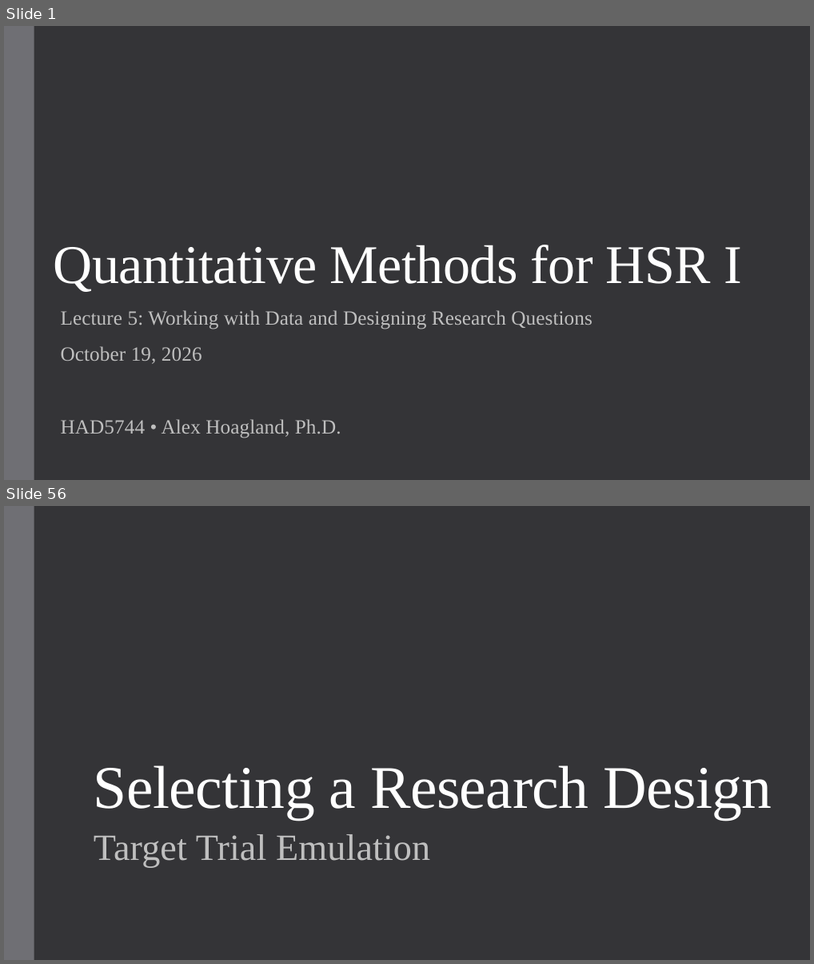
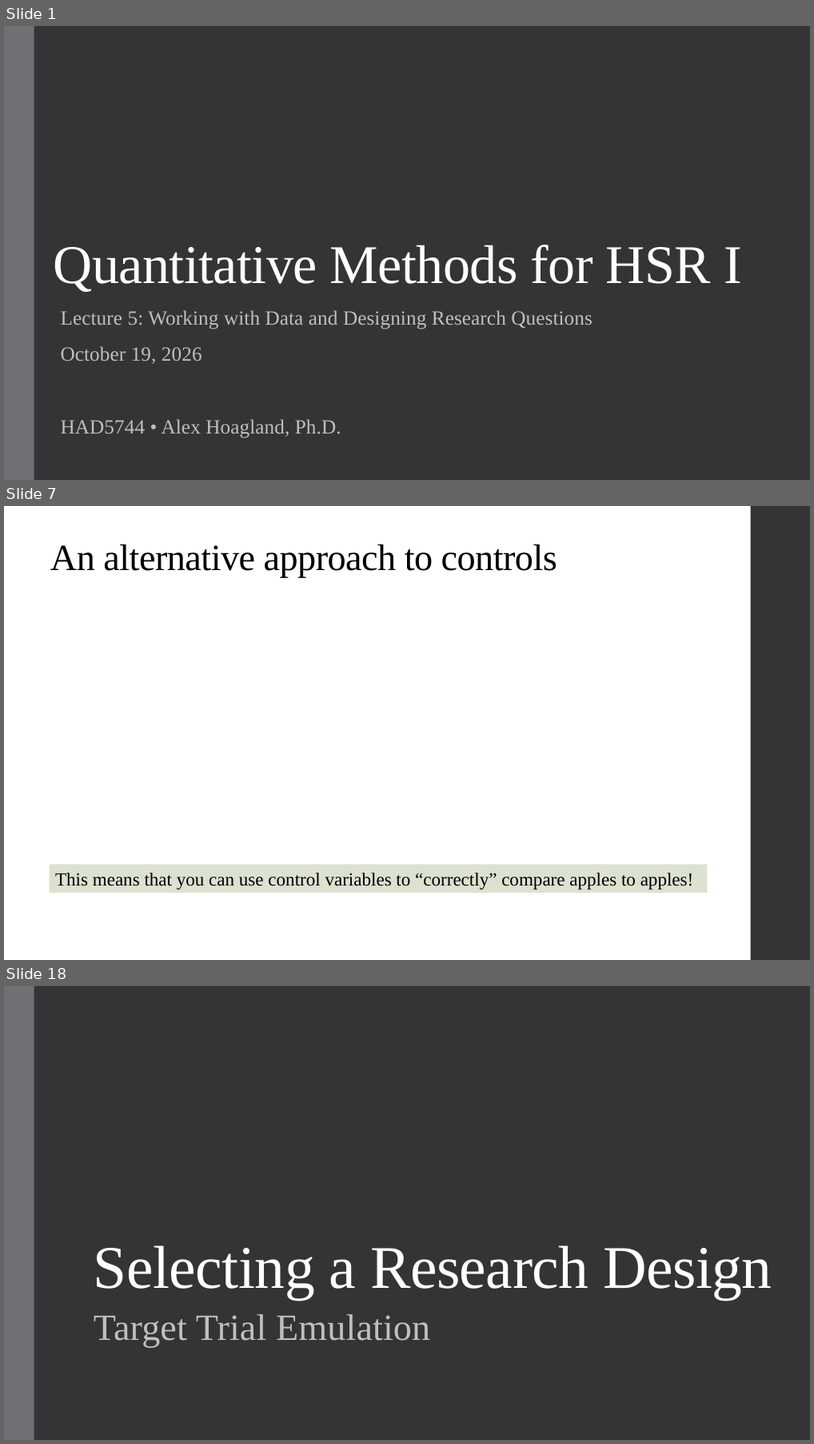
Before and after one commit to alex-hoagland/HAD5744, a slide deck: Lecture05_DataCleaning/Lecture5_DataCleaning-ResearchDesign.pptx. Shown one above the other, each under a label of ours: slides 1 and 56 before the commit, slides 1, 7 and 18 after it; the slides between them are not shown. The pictures are 814x964 and 814x1444 pixels, drawn with LibreOffice and Linux fonts; fonts in the diff are those of the drawing; grey boxes stand for pictures. Boxes give left, top, right and bottom in pixels: in the first picture for what was removed or moved away, otherwise in the second. Text is boxed around its words. In the diff, an @@ line names an element or a change of style, - is before the commit and + after.

```diff
--- a/Lecture05_DataCleaning/Lecture5_DataCleaning-ResearchDesign.pptx
+++ b/Lecture05_DataCleaning/Lecture5_DataCleaning-ResearchDesign.pptx
@@ slide 7 added at [4, 506, 810, 960], background #FFFFFF @@
@@ rectangle added at [751, 506, 810, 960], fill #353537 @@
@@ title added at [50, 544, 558, 578], 44 pt, text #000000 @@
+An alternative approach to controls
@@ rectangle added at [50, 864, 707, 892], fill #DCE2D0, 22 pt, text #000000 @@
+This means that you can use control variables to “correctly” compare apples to apples!
@@ what was slide 56 is now slide 18 @@
```
Also in this commit, not shown: 4 slides changed, 15 other slides added.
